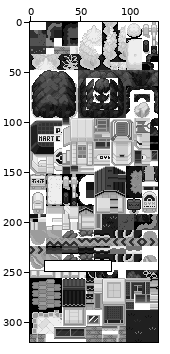
Edited in one commit: sprite sheet (data/tilesets/primary/general/tiles.png). Above, an overview of the earlier version with the close-up marked.
Close-up. Earlier state:
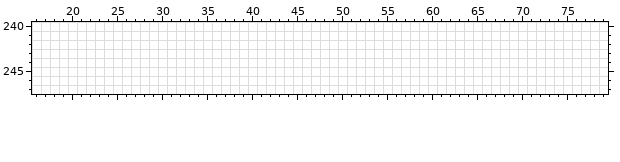
The file is 128x320 pixels. Shown: x 16..79, y 240..247.
The result:
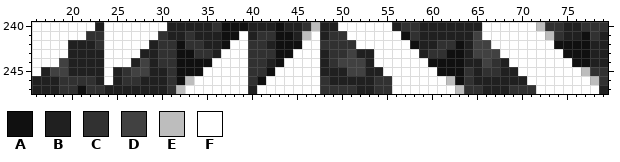
Palette (. is transparent): A #101010  B #202020  C #313131  D #414141  E #bdbdbd  F #ffffff
Difference:
@@ x 16..79 @@
-240 FFFFFFFFFFFFFFFFFFFFFFFFFFFFFFFFFFFFFFFFFFFFFFFFFFFFFFFFFFFFFFFF
-241 FFFFFFFFFFFFFFFFFFFFFFFFFFFFFFFFFFFFFFFFFFFFFFFFFFFFFFFFFFFFFFFF
-242 FFFFFFFFFFFFFFFFFFFFFFFFFFFFFFFFFFFFFFFFFFFFFFFFFFFFFFFFFFFFFFFF
-243 FFFFFFFFFFFFFFFFFFFFFFFFFFFFFFFFFFFFFFFFFFFFFFFFFFFFFFFFFFFFFFFF
-244 FFFFFFFFFFFFFFFFFFFFFFFFFFFFFFFFFFFFFFFFFFFFFFFFFFFFFFFFFFFFFFFF
-245 FFFFFFFFFFFFFFFFFFFFFFFFFFFFFFFFFFFFFFFFFFFFFFFFFFFFFFFFFFFFFFFF
-246 FFFFFFFFFFFFFFFFFFFFFFFFFFFFFFFFFFFFFFFFFFFFFFFFFFFFFFFFFFFFFFFF
-247 FFFFFFFFFFFFFFFFFFFFFFFFFFFFFFFFFFFFFFFFFFFFFFFFFFFFFFFFFFFFFFFF
+240 FFFFFFFBFFFFFFFBBBBBCAAABBBABBCEBBFFFFFFBCCBBBBBBBFFFFFFECCBBCCC
+241 FFFFFFCCFFFFFFCBBCBBBAAFBCCAABEFBCCFFFFFFACBBBBBBDFFFFFFFECBBACB
+242 FFFFBBBCFFFFFBCCACCBBAFFCCBAAAFFCCCCFFFFFFABBCCABDDFFFFFFFAAAABB
+243 FFFFBBBBFFFFBBCCAACCBFFFCCCAAFFFBCCDBBFFFFFBCCAABDDDFFFFFFFAAABB
+244 FFFDBBBBFFFBDBCCAAAAFFFFCCBAFFFFBCDDDBFFFFFFAAAABBDCBFFFFFFFAABB
+245 FBDDBBBBFBCDDBBCAAAFFFFFCCAFFFFFBBBDDBBFFFFFFAAACBCCBBFFFFFFFECC
+246 BBBCCCCBFBCCBBBCAEFFFFFFCAFFFFFFCBBBBBCCFFFFFFEACBBBBBBFFFFFFFEC
+247 BBBCCACCBBBBBBBCEFFFFFFFBFFFFFFFCCCCBBCCFFFFFFFECCBBBCCCFFFFFFFB
